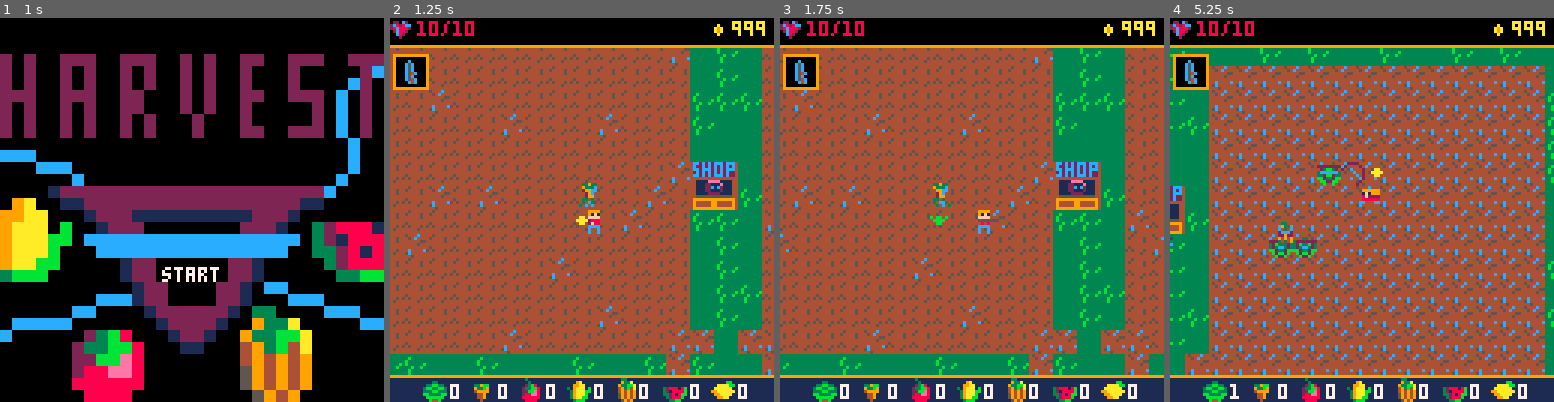
Above: before the commit, frames 1-4 (left to right).
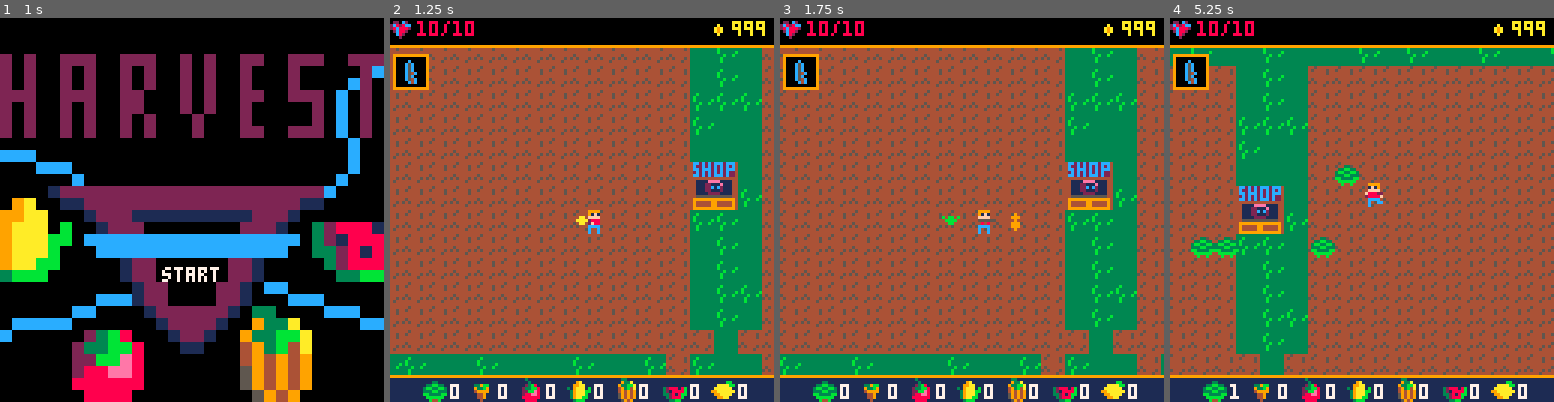
Above: after the commit, the same moments.

Repository: alexjbusch/GameJam2020
Game: PICO-8 cartridge GMTK-GameJam2020-Game/necrofarmicon.p8
The game is run twice, just before and just after one commit, with the same random seed, the same clock (stepped at 60 frames per second) and the same inputs.
Inputs:
- Up to frame 1 (1 s): tap X (X key) at 0.33 s; tap O (Z key) at 0.7 s
- Up to frame 2 (1.25 s): tap X (X key) at 1.07 s
- Up to frame 3 (1.75 s): hold Right from 1.6 s (still down); tap O (Z key) at 1.7 s
- Up to frame 4 (5.25 s): tap X (X key) every 1.12 s from 1.85 to 5.2 s; release Right at 2.1 s; tap O (Z key) every 0.4 s from 2.1 to 4.9 s; hold Up 2.15-2.42 s; hold Right 2.47-3.03 s; hold Left 3.08-3.58 s; hold Down 3.63-3.97 s; hold Right 4.02-4.68 s; hold Up 4.73-5.03 s; hold Left from 5.08 s (still down)

Frame 1 is identical in both runs. In frame 2, 2.2% of the frame differs, in the area x 3-100%, y 7-93%; in frame 3, 22%; in frame 4, 38%, in the area x 0-100%, y 7-93%.

Commit message:
shotgun does damage

Diff:
--- a/GMTK-GameJam2020-Game/necrofarmicon.p8
+++ b/GMTK-GameJam2020-Game/necrofarmicon.p8
@@ -7,8 +7,8 @@
 --game
 --kill
 --shop
-scene="title"
-
+
+function _init()
 --game loops
 objects = {}
 plants = {}
@@ -16,6 +16,7 @@
 items = {}
 runes={}
 explosions={}
+bullets={}
 
 enemy_count =0
 plant_grow_time=1--15 --seconds
@@ -29,15 +30,16 @@
 corruption_range=2--tiles
 corruption_timer=0
 random_corruption_timer=0
-time_till_next_corruption = 1
+time_till_next_corruption = 20
 
 boundary_x =256
 boundary_y =256
 
-function _init()
  --test code
  --mset(corr_seed_pos.x/8,corr_seed_pos.y/8,132)
- create_enemy(75,55,"pumpkin",player)
+ scene="title"
+ player.hp=10
+ --create_enemy(75,55,"pumpkin",player)
  for b in all(enemies) do
   b:init()
  end
@@ -57,7 +59,8 @@
  }
  begin=false
   --end screen globals
-  try_again=false
+ try_again=false
+ exploded=false
  endscreen={
   timer=0,
  }
@@ -106,11 +109,22 @@
    for b in all(explosions) do
     b:update()
    end
+   for b in all(bullets) do
+    b:update()
+   end
   end
  end
  corrupt_dirt()
  if scene=="over" then
-
+  player.sprite = 192
+  endscreen.timer+=1
+  if try_again and (btnp(5)) then
+   try_again=false
+   exploded=false
+   _init()
+  end
+  if (endscreen.timer > 60) exploded=true
+  if (endscreen.timer > 240) try_again=true
  end
 
 end
@@ -144,24 +158,27 @@
   for b in all(explosions) do
    b:draw()
   end
+  for b in all(bullets) do
+   b:draw()
+  end
   player:draw()
   ui_layer:draw()
-  --?player.attack.anim,player.x,player.y-8,0
+  --?player.shotgun_cooldown,player.x,player.y-8,0
  end
  if scene == "over" then
-  --player explode animation?
-  if try_again then
-   cls()
-   print("try again?",64-18,60,7)
-   if (btnp(4)) then
-    try_again=false
-    scene="title"
+  if exploded then
+   if try_again then
+    cls()
+    print("❎ try again?",64-18,60,7)
+   else
+    cls()
+    camera(0,0)
+    sspr(96,96,32,32,0,0,128,128)
    end
   else
-   cls()
-   sspr(96,96,32,32,0,0,128,128)
-   endscreen.timer+=1
-   if (endscreen.timer > 180) try_again=true
+   for b in all(explosions) do
+    b:draw()
+   end
   end
  end
 end
@@ -235,35 +252,35 @@
 --end utility functions
 
 function make_rune(xin,yin,plant_in)
-rune = {
-x=xin,
-y=yin,
-plant=plant_in,
-sprites = {164,165,166,167,180,181,182,183},
-sprite=164,
-sprite_change_timer=0,
-update=function(self)
- if self.sprite_change_timer < 1 then
-  self.sprite_change_timer+=delta_time
- else
-  self.sprite = self.sprites[flr(rnd(7))+1]
-  self.sprite_change_timer=0
- end
- if self.plant == nil then
-  del(runes,self)
- end
-end,
-draw=function(self)
- spr(self.sprite,self.x,self.y)
-end
-}
-add(runes,rune)
-return rune
+ rune = {
+  x=xin,
+  y=yin,
+  plant=plant_in,
+  sprites = {164,165,166,167,180,181,182,183},
+  sprite=164,
+  sprite_change_timer=0,
+  update=function(self)
+   if self.sprite_change_timer < 1 then
+    self.sprite_change_timer+=delta_time
+   else
+    self.sprite = self.sprites[flr(rnd(7))+1]
+    self.sprite_change_timer=0
+   end
+   if self.plant == nil then
+    del(runes,self)
+   end
+  end,
+  draw=function(self)
+   spr(self.sprite,self.x,self.y)
+  end
+ }
+ add(runes,rune)
+ return rune
 end
 
 --explosion code
 function generate_explosion_particles(xin,yin)
-explosion = {
+ explosion = {
  x=63,
  y=63,
  speed = .5,
@@ -281,10 +298,10 @@
 	  del(explosions,self)
 	 end
 	end
-}
-explosion.x = xin
-explosion.y = yin
-add(explosions,explosion)
+ }
+ explosion.x = xin
+ explosion.y = yin
+ add(explosions,explosion)
 end
 
 function create_explosion(xin,yin)
@@ -294,6 +311,49 @@
 		  particle_count += 1
 	end
 end
+--bullet code
+function make_shot(xin,yin,xspd,yspd,dir)
+ make_bullet(xin,yin,xspd,yspd)
+ if dir == "right" or dir == "left" then
+  make_bullet(xin,yin,xspd,yspd+0.5)
+  make_bullet(xin,yin,xspd,yspd-0.5)
+ end
+ if dir == "up" or dir == "down" then
+  make_bullet(xin,yin,xspd+0.5,yspd)
+  make_bullet(xin,yin,xspd-0.5,yspd)
+ end
+end
+
+function make_bullet(xin,yin,xspd,yspd)
+ local b = {}
+ b.x=xin
+ b.y=yin
+ b.start={x=xin,y=yin}
+ b.xspd=xspd
+ b.yspd=yspd
+ b.rnge=30
+ b.enemy=nil
+
+ function b:draw()
+  circfill(self.x,self.y,1,9)
+ end
+
+ function b:update()
+  self.x+=self.xspd
+  self.y+=self.yspd
+  self.enemy = hitbox_collision(self.x,self.y,8,8)
+  if self.enemy != nil then
+   create_explosion(self.enemy.x,self.enemy.y)
+   del(enemies,self.enemy)
+   del(bullets,self)
+  end
+  if distance(self.x,self.y,self.start.x,self.start.y)>self.rnge then
+   del(bullets,self)
+  end
+ end
+ add(bullets,b)
+end
+
 -->8
 --player
 --animations
@@ -348,7 +408,7 @@
 fx=false,
 fy=false,
 width=1,
-hp=10,
+hp=1,
 speed=0.6,
 sprite=0,
 direction="right",
@@ -364,107 +424,121 @@
 attack={sprite=196,anim=nil,x=nil,y=nil,w=1,h=1},
 anim_locked=false,
 pail_left_flag=false,
+shotgun_cooldown=0,
+is_dead=false,
+dead_timer=0,
 update=function(self)
- self.check_die()
- if self.cur_moveanim.done then
-  self.anim_locked = false
-  self.attack.anim = nil
-  self.attack.w=1
-  self.attack.h=1
-  self.width=1
-  if (self.pail_left_flag) then
-   self.pail_left_flag=false
-  end
-  self:idle_check()
- end
- if btn(❎) then
-  if (self.dash_cooldown<=0) then
-   self.dashing=true
-   self:plant_seed()
-  end
- end
- if btn(🅾️) then
-  self:use_item()
-  if self.item=="sword" then
-   if self.direction=="right" then
-    self.cur_moveanim = player_swing_lr
-    self.attack.anim = swing_smear_lr
-    self.attack.x=self.x+8
-    self.attack.y=self.y-4
-    self.attack.h=2
-    self.anim_locked=true
-   end
-   if self.direction=="left" then
-    self.cur_moveanim = player_swing_lr
-    self.attack.anim=swing_smear_lr
-    self.attack.x=self.x-8
-    self.attack.y=self.y-4
-    self.attack.h = 2
-    self.anim_locked=true
-   end
-   if self.direction=="up" then
-    self.cur_moveanim = player_swing_up
-    self.attack.anim=swing_smear_up
-    self.attack.x=self.x-4
-    self.attack.y=self.y-8
-    self.attack.w = 2
-    self.anim_locked=true
-   end
-   if self.direction=="down" then
-     self.cur_moveanim = player_swing_dn
-     self.attack.anim=swing_smear_dn
+ if not(self.is_dead) then
+  self.shotgun_cooldown-=1
+  self.shotgun_cooldown=max(0,self.shotgun_cooldown)
+  if self.cur_moveanim.done then
+   self.anim_locked = false
+   self.attack.anim = nil
+   self.attack.w=1
+   self.attack.h=1
+   self.width=1
+   if (self.pail_left_flag) then
+    self.pail_left_flag=false
+   end
+   self:idle_check()
+  end
+  if btn(❎) then
+   if (self.dash_cooldown<=0) then
+    self.dashing=true
+    self:plant_seed()
+   end
+  end
+  if btn(🅾️) then
+   self:use_item()
+   if self.item=="sword" then
+    if self.direction=="right" then
+     self.cur_moveanim = player_swing_lr
+     self.attack.anim = swing_smear_lr
+     self.attack.x=self.x+8
+     self.attack.y=self.y-4
+     self.attack.h=2
+     self.anim_locked=true
+    end
+    if self.direction=="left" then
+     self.cur_moveanim = player_swing_lr
+     self.attack.anim=swing_smear_lr
+     self.attack.x=self.x-8
+     self.attack.y=self.y-4
+     self.attack.h = 2
+     self.anim_locked=true
+    end
+    if self.direction=="up" then
+     self.cur_moveanim = player_swing_up
+     self.attack.anim=swing_smear_up
      self.attack.x=self.x-4
-     self.attack.y=self.y+8
+     self.attack.y=self.y-8
      self.attack.w = 2
-     self.width=1
      self.anim_locked=true
-   end
-  end
-  if self.item=="shotgun" then
-   if self.direction=="right" or self.direction=="left" then
-    self.cur_moveanim = player_shoot_lr
-    self.anim_locked=true
-   end
-   if self.direction=="up" then
-    self.cur_moveanim = player_shoot_up
-    self.anim_locked=true
-   end
-   if self.direction=="down" then
-    self.cur_moveanim = player_shoot_dn
-    self.anim_locked=true
-   end
-  end
-  if self.item=="watering_pail" then
-   if self.direction=="right" then
-    self.cur_moveanim = player_water_lr
-    self.width=2
-    self.anim_locked=true
-   end
-   if self.direction=="left" then
-    self.cur_moveanim = player_water_lr
-    self.width=2
-    self.pail_left_flag=true
-    self.anim_locked=true
-   end
-   if self.direction=="up" then
-    self.cur_moveanim = player_water_up
-    self.anim_locked=true
-   end
-   if self.direction=="down" then
-    self.cur_moveanim = player_water_dn
-    self.anim_locked=true
-   end
-  end
- end
- --collision logic here
- for b in all(enemies) do
-  if collision(self,b) then
-   --do collision stuff
-  end
- end
- self:handle_movement()
- self.sprite=self.cur_moveanim:anim_update()
- if (self.attack.anim~=nil) self.attack.sprite=self.attack.anim:anim_update()
+    end
+    if self.direction=="down" then
+      self.cur_moveanim = player_swing_dn
+      self.attack.anim=swing_smear_dn
+      self.attack.x=self.x-4
+      self.attack.y=self.y+8
+      self.attack.w = 2
+      self.width=1
+      self.anim_locked=true
+    end
+   end
+   if self.item=="shotgun" then
+    if self.direction=="right" or self.direction=="left" then
+     self.cur_moveanim = player_shoot_lr
+     self.anim_locked=true
+    end
+    if self.direction=="up" then
+     self.cur_moveanim = player_shoot_up
+     self.anim_locked=true
+    end
+    if self.direction=="down" then
+     self.cur_moveanim = player_shoot_dn
+     self.anim_locked=true
+    end
+   end
+   if self.item=="watering_pail" then
+    if self.direction=="right" then
+     self.cur_moveanim = player_water_lr
+     self.width=2
+     self.anim_locked=true
+    end
+    if self.direction=="left" then
+     self.cur_moveanim = player_water_lr
+     self.width=2
+     self.pail_left_flag=true
+     self.anim_locked=true
+    end
+    if self.direction=="up" then
+     self.cur_moveanim = player_water_up
+     self.anim_locked=true
+    end
+    if self.direction=="down" then
+     self.cur_moveanim = player_water_dn
+     self.anim_locked=true
+    end
+   end
+  end
+  --collision logic here
+  for b in all(enemies) do
+   if collision(self,b) then
+    --do collision stuff
+   end
+  end
+  self:handle_movement()
+  self.sprite=self.cur_moveanim:anim_update()
+  if (self.attack.anim~=nil) self.attack.sprite=self.attack.anim:anim_update()
+  self:check_die()
+ else
+  self.dead_timer+=1
+  if self.dead_timer > 120 then
+   self.dead_timer=0
+   self.is_dead = false
+   scene="over"
+  end
+ end
 end,
 
 draw=function(self)
@@ -578,8 +652,31 @@
  elseif self.item == "pickaxe" then
   self:mine_rock()
  elseif self.item=="shotgun" then
- end
-
+  self:fire()
+ end
+
+end,
+
+fire=function(self)
+ if self.shotgun_cooldown == 0 then
+  if self.direction == "right" then
+   make_shot(self.x+8,self.y+4,2,0,self.direction)
+   self.x-=4
+  end
+  if self.direction == "left" then
+   make_shot(self.x,self.y+4,-2,0,self.direction)
+   self.x+=4
+  end
+  if self.direction == "up" then
+   make_shot(self.x,self.y+4,0,-2,self.direction)
+   self.y+=4
+  end
+  if self.direction == "down" then
+   make_shot(self.x,self.y+4,0,2,self.direction)
+   self.y-=4
+  end
+  self.shotgun_cooldown = 45
+ end
 end,
 
 swing_sword=function(self)
@@ -660,8 +757,10 @@
 end,
 
 check_die=function(self)
- if player.hp <= 0 then
-  scene="over"
+ if self.hp <= 0 then
+  self.sprite=196
+  create_explosion(self.x,self.y)
+  self.is_dead=true
  end
 end
 }
@@ -824,7 +923,7 @@
   == 77then --corrupted dirt
    if not self.corrupted then
     self.corrupted=true
-    self.rune = make_rune(self.x,self.y,self)
+    --self.rune = make_rune(self.x,self.y,self)
    end
  end
  if self.corrupted then
